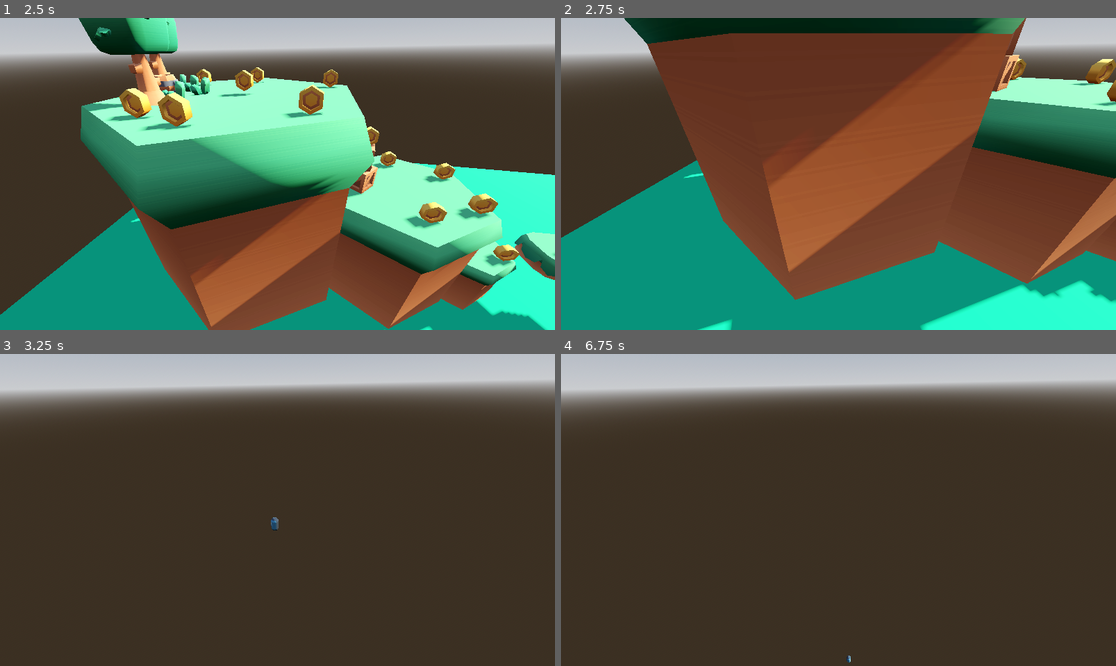
Above: before the commit, frames 1-4 (two rows, left to right).
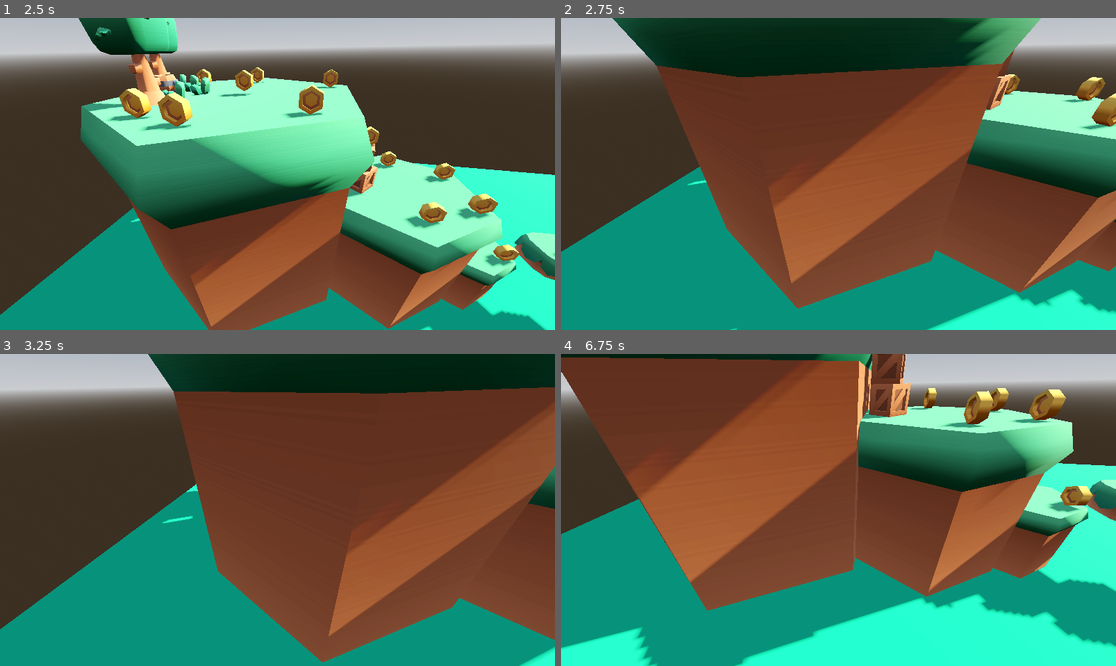
Above: after the commit, the same moments.

Repository: alocinny/3d-game-platformer
Game: Godot game, scene res://scenes/main.tscn
Same seed, same stepped clock (60 frames per second), same inputs: the game is played once before the commit and once after it. The engine's default icon, where the game draws it, is replaced by a stand-in: a white triangle on a blue panel in a dark square.
Inputs:
- Up to frame 1 (2.5 s): hold W (forward) 0.53-2.03 s; tap Space (jump) at 0.77, 1.52 s; hold A (left) from 2.03 s (still down)
- Up to frame 2 (2.75 s): keep holding A (left)
- Up to frame 3 (3.25 s): keep holding A (left); tap Space (jump) at 3.02 s
- Up to frame 4 (6.75 s): release A (left) at 3.53 s; hold S (backwards) 3.53-4.28 s; tap Space (jump) at 3.77, 4.52, 6.02 s; hold D (right) 4.28-5.03 s; hold W (forward) 5.03-5.78 s; hold D (right) from 5.78 s (still down)

Frame 1 is identical in both runs. In frame 2, 25% of the frame differs, in the area x 0-100%, y 0-100%; in frame 3, 78%; in frame 4, 89%.

Commit message:
resolvendop bug da colisão do ground

Diff:
--- a/scenes/world.tscn
+++ b/scenes/world.tscn
@@ -15,8 +15,8 @@
 [sub_resource type="StandardMaterial3D" id="StandardMaterial3D_dwbse"]
 albedo_color = Color(0, 0.756863, 0.541176, 1)
 
-[sub_resource type="ConcavePolygonShape3D" id="ConcavePolygonShape3D_fj7yv"]
-data = PackedVector3Array(5, 0, 5, -5, 0, 5, 5, 0, -5, -5, 0, 5, -5, 0, -5, 5, 0, -5)
+[sub_resource type="ConcavePolygonShape3D" id="ConcavePolygonShape3D_4mrxx"]
+data = PackedVector3Array(7.5, 0, 20, -7.5, 0, 20, 7.5, 0, -20, -7.5, 0, 20, -7.5, 0, -20, 7.5, 0, -20)
 
 [node name="World" type="Node3D"]
 transform = Transform3D(1, 0, 0, 0, 1, 0, 0, 0, 1, 0, 0, -1.53059)
@@ -28,8 +28,9 @@
 mesh = SubResource("PlaneMesh_f3sb7")
 surface_material_override/0 = SubResource("StandardMaterial3D_dwbse")
 
-[node name="CollisionShape3D" type="CollisionShape3D" parent="Ground"]
-shape = SubResource("ConcavePolygonShape3D_fj7yv")
+[node name="CollisionShape3D2" type="CollisionShape3D" parent="Ground"]
+transform = Transform3D(1, 0, 0, 0, 1, 0, 0, 0, 1, 0, 0, -6.26208)
+shape = SubResource("ConcavePolygonShape3D_4mrxx")
 
 [node name="blocos" type="Node3D" parent="."]
 
